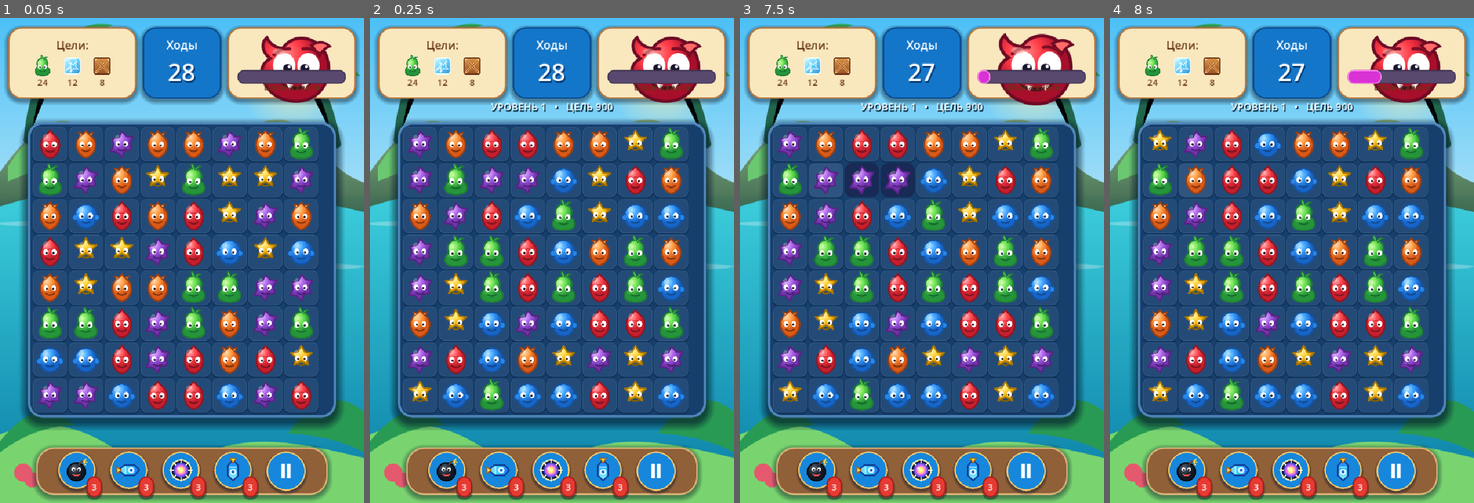
Above: before the commit, frames 1-4 (left to right).
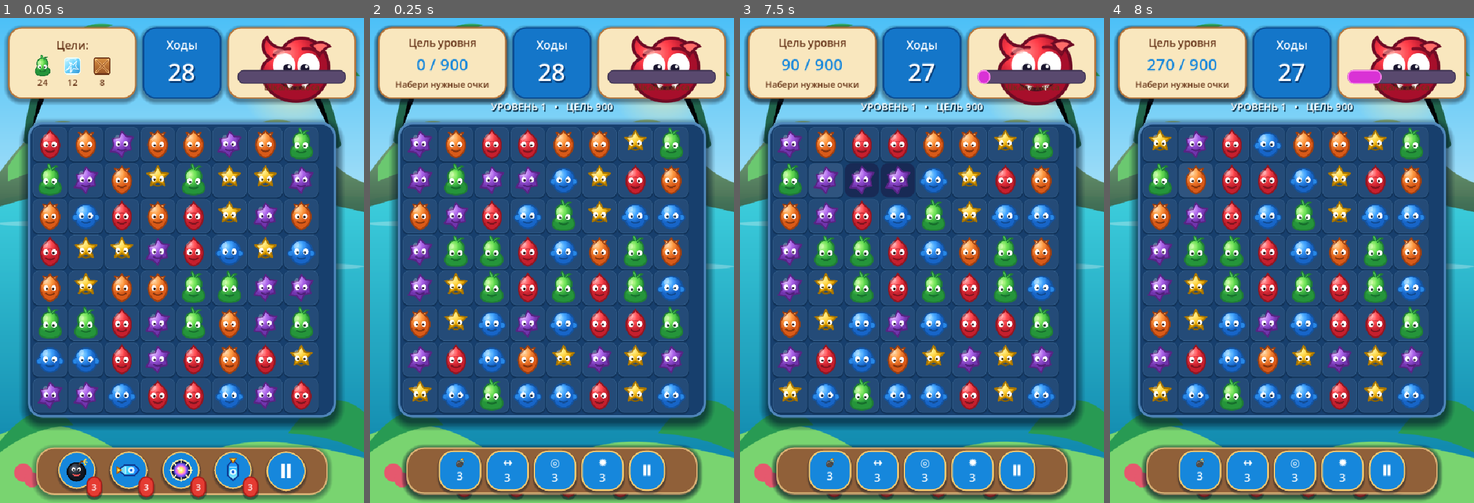
Above: after the commit, the same moments.

Repository: ksotik22/Mutant-Match
Game: Godot game, scene res://main.tscn
Two runs of this game, one before a commit and one after it. Both use one fixed random seed, a clock stepped at 60 frames per second and the inputs below.
Inputs (mouse positions are in pixels of both pictures, inside the frame that each line leads up to):
- Up to frame 1 (0.05 s): no input
- Up to frame 2 (0.25 s): no input
- Up to frame 3 (7.5 s): click (790, 144) at 0.52 s; click (827, 144) at 1.27 s; click (860, 144) at 2.02 s; click (896, 144) at 2.77 s; click (932, 144) at 3.52 s; click (969, 144) at 4.27 s; click (1005, 144) at 5.02 s; click (1042, 144) at 5.77 s; click (790, 178) at 6.52 s; click (827, 178) at 7.27 s
- Up to frame 4 (8 s): no input

Frame 1 is identical in both runs. In frame 2, 6.8% of the frame differs, in the area x 1-91%, y 1-100%; in frame 3, 6.8%; in frame 4, 6.8%.

Commit message:
Enable functional gameplay UI fix

Diff:
--- a/project.godot
+++ b/project.godot
@@ -12,6 +12,7 @@
 VisualUpgrade="*res://scripts/visual_upgrade.gd"
 LayoutFix="*res://scripts/layout_fix.gd"
 Levels="*res://scripts/levels.gd"
+GameplayUIFix="*res://scripts/gameplay_ui_fix.gd"
 Music="*res://scripts/music.gd"
 
 [display]
